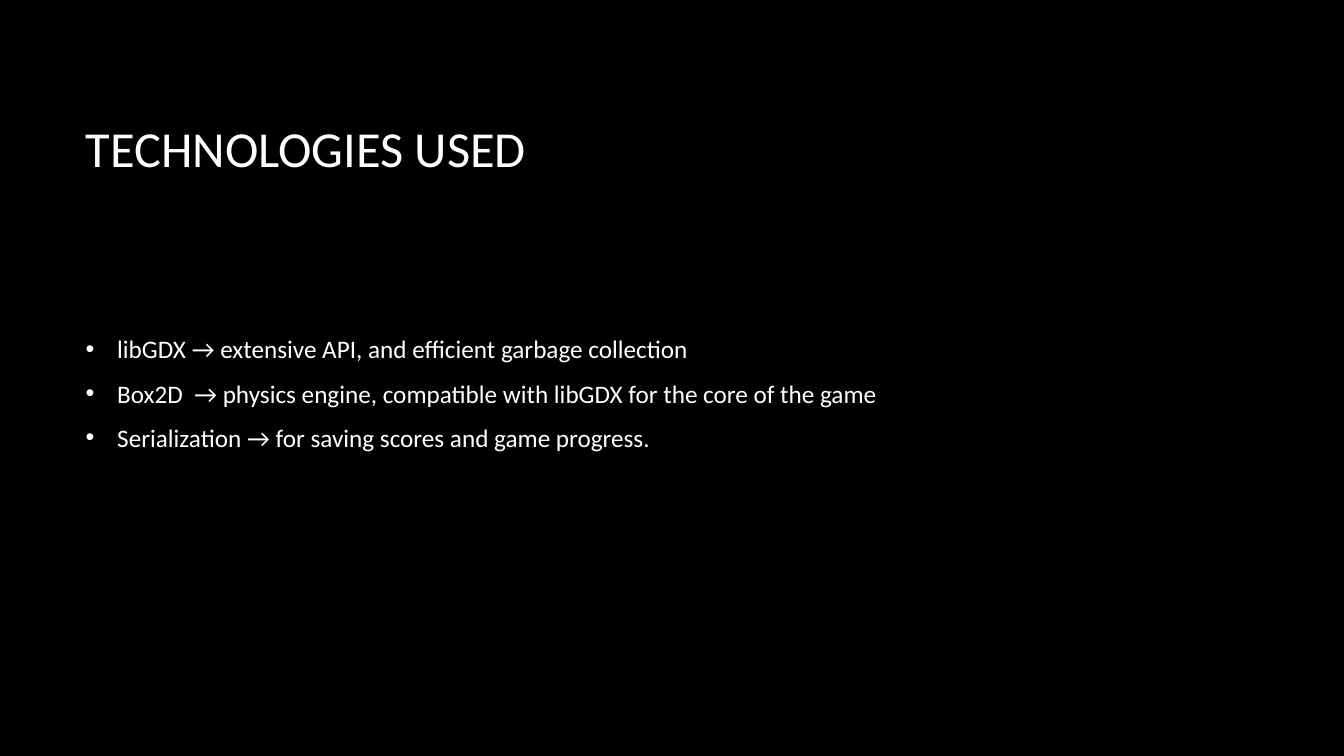
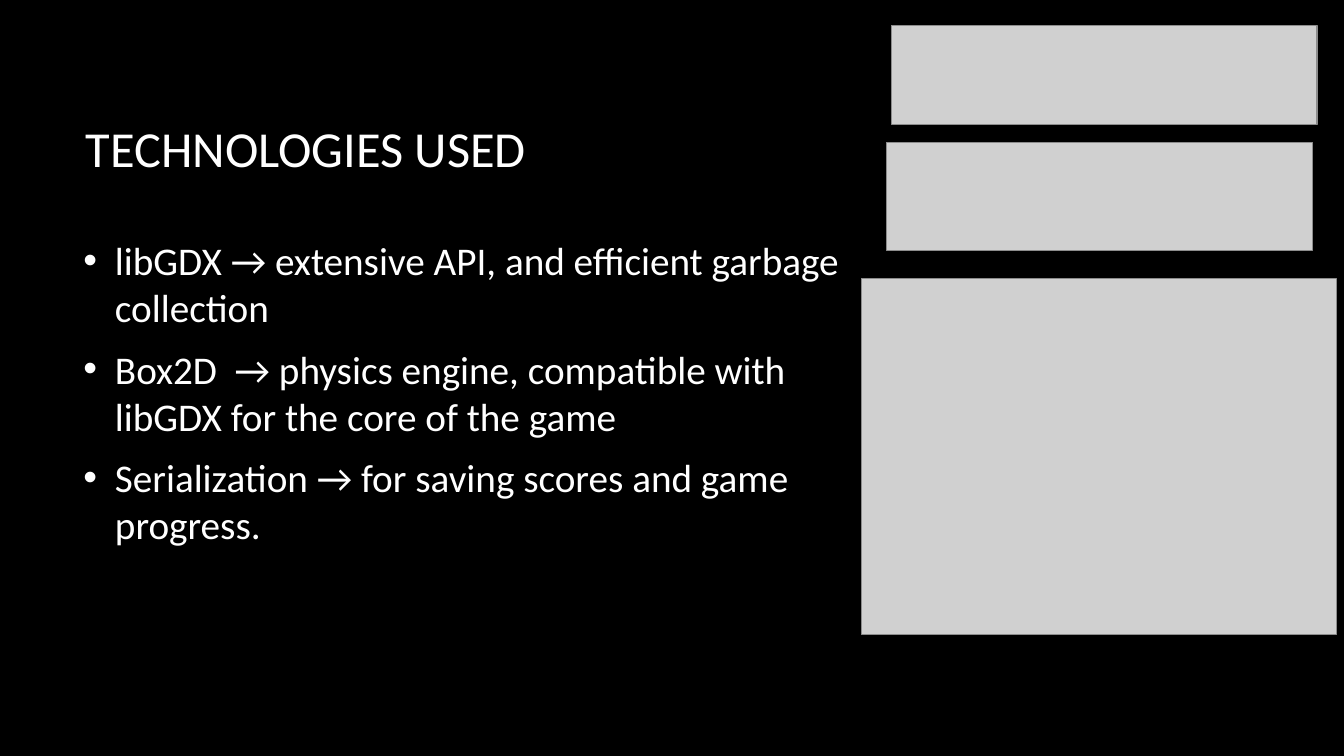
Before and after one commit to PythEch/rocketgame, a slide deck: slide 6 of Documents/DetailedDesign Presentation.pptx. Drawn at 1344x756 pixels with LibreOffice and Linux fonts; fonts in the diff are those of the drawing; grey boxes stand for pictures; background and template pictures are left out. Boxes give left, top, right and bottom in pixels: in the first picture for what was removed or moved away, otherwise in the second. Text is boxed around its words. In the diff, an @@ line names an element or a change of style, - is before the commit and + after.

```diff
--- a/Documents/DetailedDesign Presentation.pptx
+++ b/Documents/DetailedDesign Presentation.pptx
@@ picture added at <box>891,26,1317,125</box> @@
@@ picture added at <box>886,142,1313,250</box> @@
@@ text "libGDX → extensive API, and ..." at <box>115,247,839,546</box>: size 18 to 28 pt @@
@@ picture added at <box>862,279,1337,635</box> @@
```
Also in this commit, not shown: 6 other slides changed, 2 slides added, 1 slide removed.
